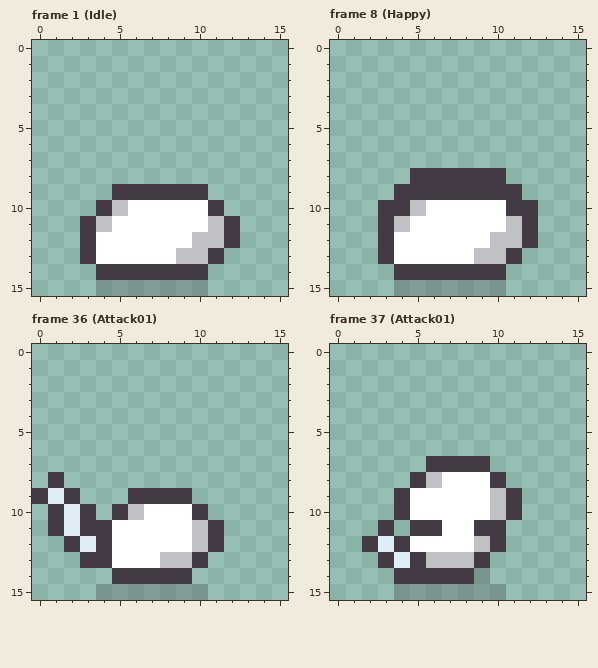
Two states of a pixel-art file, game/theslimeking/Assets/External/AssetStore/SlimeMec/_Art/Sprites/Characters/chr_whiteslime.aseprite. That is the earlier state.
16x16 pixels, 120 frames. Colours within 5 levels of each other are drawn and written as one. Shown: frame 1 (Idle), frame 8 (Happy), frame 36 (Attack01), frame 37 (Attack01). The commit also changed other frames, which this record leaves out.
After:
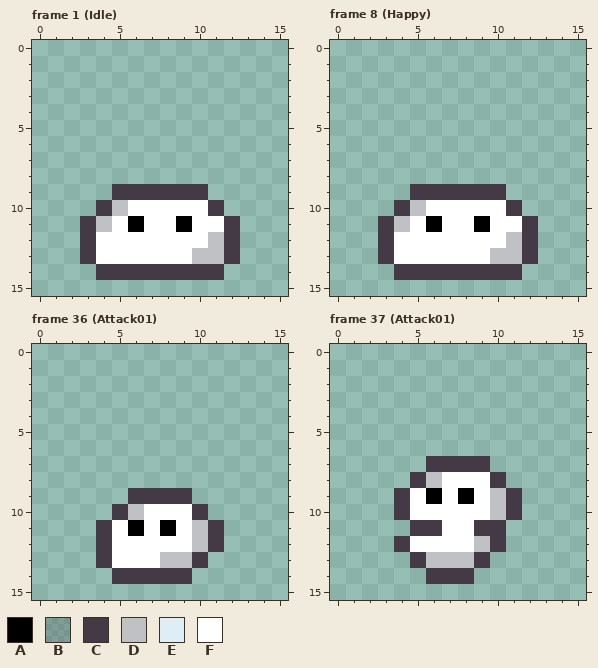
Palette (. is transparent): A #000000  B #443a4540  C #443a45  D #c0c1c5  E #dfedf6  F #ffffff
The edit:
layer "shadow" now hidden
layer "vfx_side" now hidden
layer "side" now hidden
layer "vfx_front" now hidden
layer "vfx_back" now hidden
layer "back" now hidden
Frame 1 (Idle):
Colour F gives way to colour A in row 11 at x 6 and 9.
The edit adds colour C in row 13 at x 12; in row 14 at x 11.
Colour C gives way to colour D in row 13 at x 11.
Colour D gives way to colour F in row 11 at x 11; in row 12 at x 10; in row 13 at x 9.
The edit erases colour B in row 15 at x 4 to 10.
Frame 8 (Happy):
Colour F gives way to colour A in row 11 at x 6 and 9.
The edit adds colour C in row 13 at x 12; in row 14 at x 11.
Colour C gives way to colour D in row 13 at x 11.
Colour D gives way to colour F in row 11 at x 11; in row 12 at x 10; in row 13 at x 9.
The edit erases colour B in row 15 at x 4 to 10.
The edit erases colour C in row 8 at x 5 to 10; in row 9 at x 4 and 11; in row 10 at x 3 and 12.
Frame 36 (Attack01):
Colour F gives way to colour A in row 11 at x 6 and 8.
The edit erases colour B in row 15 at x 4 to 10.
The edit erases colour C in row 8 at x 1; in row 9 at x 0 and 2; in rows 10 to 11 at x 1 and 3; in row 12 at x 2; in row 13 at x 3.
The edit erases colour E in row 9 at x 1; in rows 10 to 11 at x 2; in row 12 at x 3.
Frame 37 (Attack01):
Colour F gives way to colour A in row 9 at x 6 and 8.
The edit erases colour B in row 14 at x 9; in row 15 at x 4 to 10.
The edit erases colour C in row 11 at x 3; in row 12 at x 2; in row 13 at x 3; in row 14 at x 4 to 5.
The edit erases colour E in row 12 at x 3; in row 13 at x 4.
